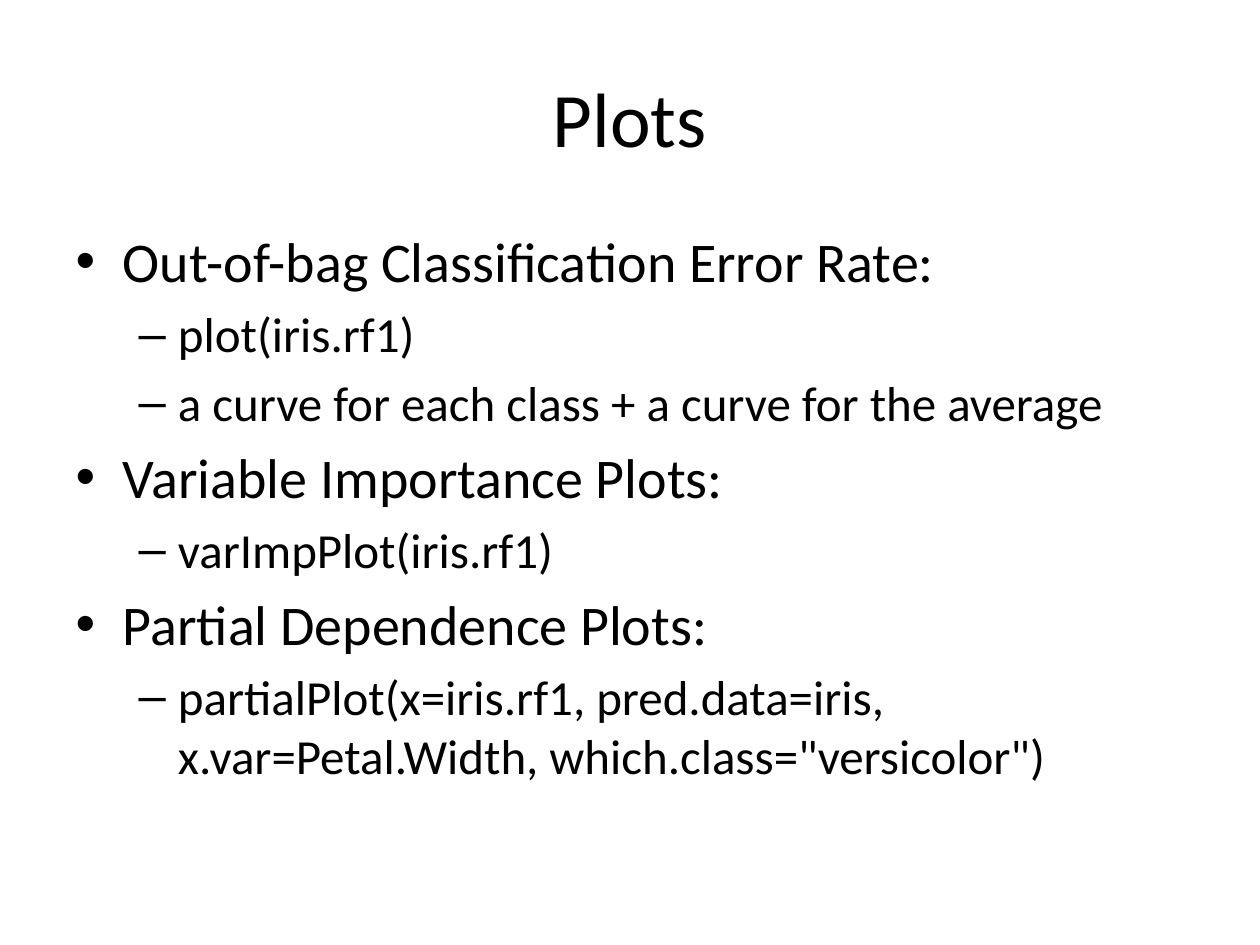
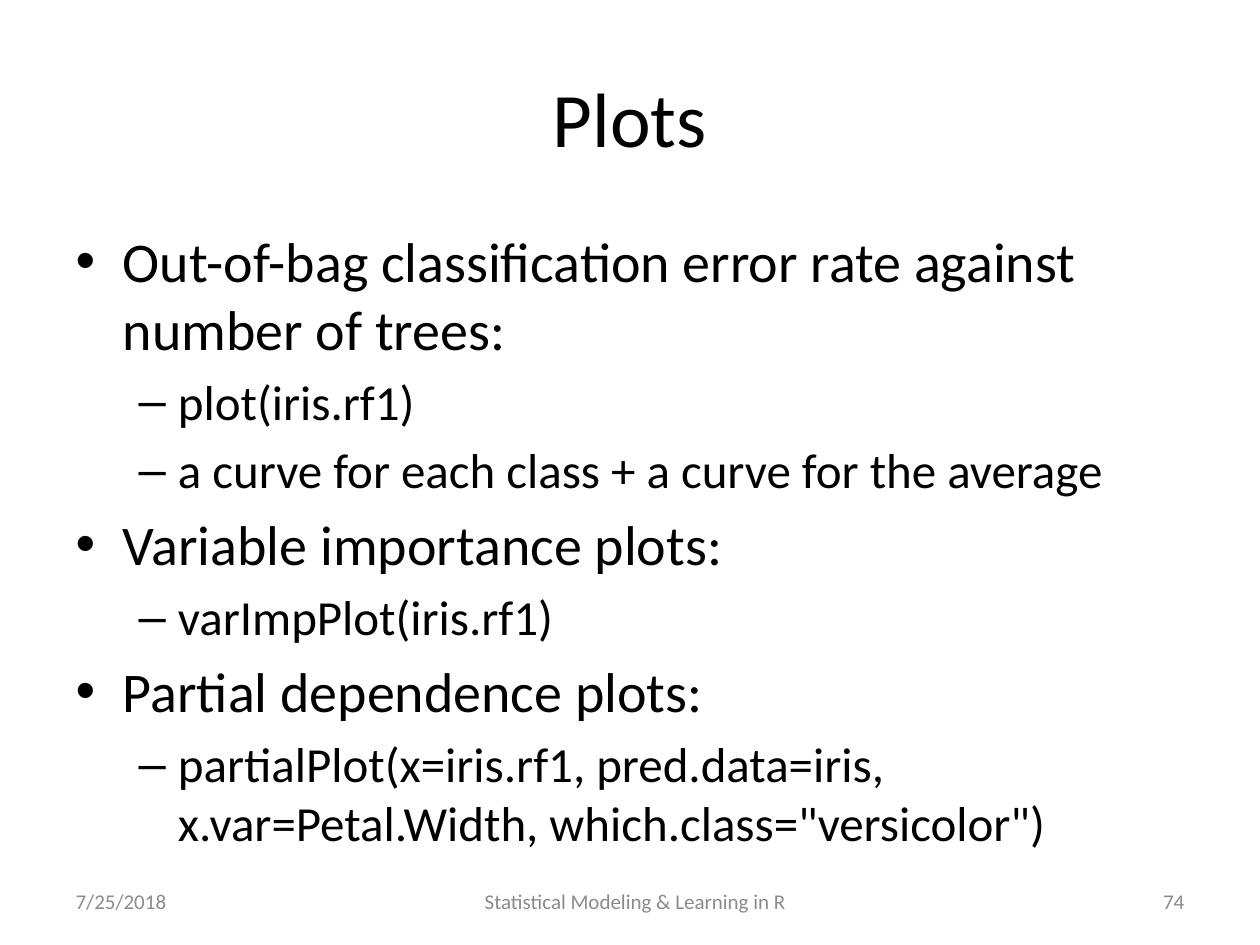
Before and after one commit to katherinesimeon/Statistical-Modeling-and-Learning-in-R, a slide deck: slide 74 of main.pptx (slide 62 before the commit). Drawn at 1260x945 pixels with LibreOffice and Linux fonts; fonts in the diff are those of the drawing. Boxes give left, top, right and bottom in pixels: in the first picture for what was removed or moved away, otherwise in the second. Text is boxed around its words. In the diff, an @@ line names an element or a change of style, - is before the commit and + after.

```diff
--- a/main.pptx
+++ b/main.pptx
@@ text at [123, 243, 1075, 351]: text changed @@
-• Out-of-bag Classification Error Rate:
+• Out-of-bag classification error rate against number of trees:
@@ text at [123, 526, 722, 574]: text changed @@
-• Variable Importance Plots:
+• Variable importance plots:
@@ text at [123, 673, 702, 721]: text changed @@
-• Partial Dependence Plots:
+• Partial dependence plots:
@@ text added at [76, 894, 167, 910], 12 pt, text #8C8C8C @@
+7/25/2018
@@ text added at [485, 894, 785, 913], 12 pt, text #8C8C8C @@
+Statistical Modeling & Learning in R
@@ page number added at [1163, 895, 1184, 909], 12 pt, text #8C8C8C @@
+74
```
Also in this commit, not shown: 66 other slides changed, 12 slides added, 1 other file.
